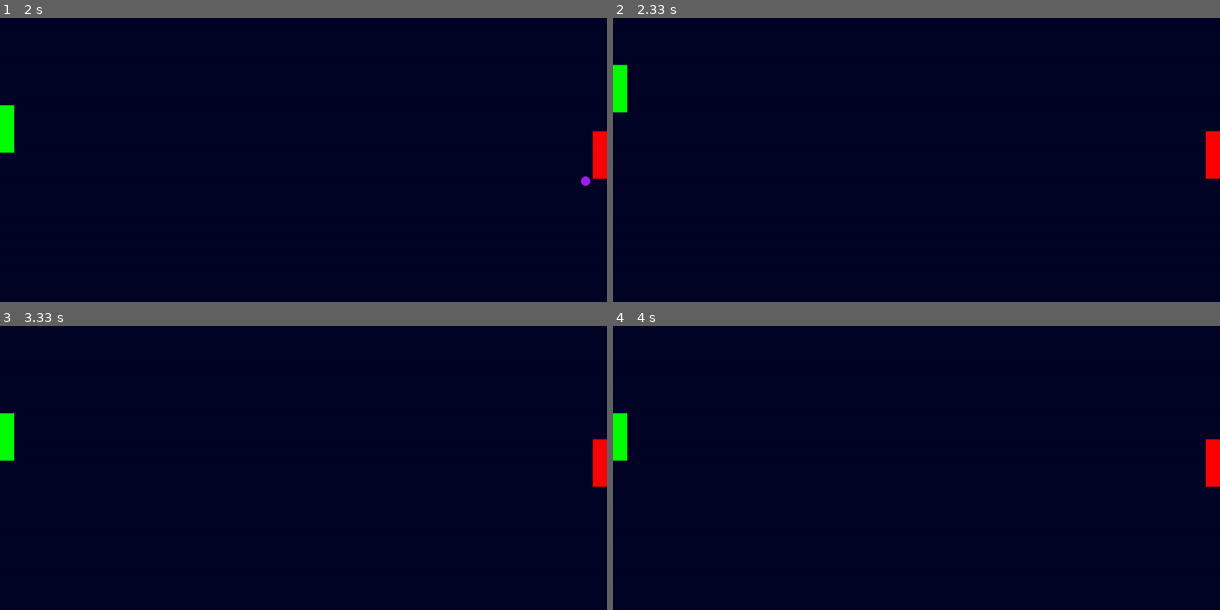
Above: before the commit, frames 1-4 (two rows, left to right).
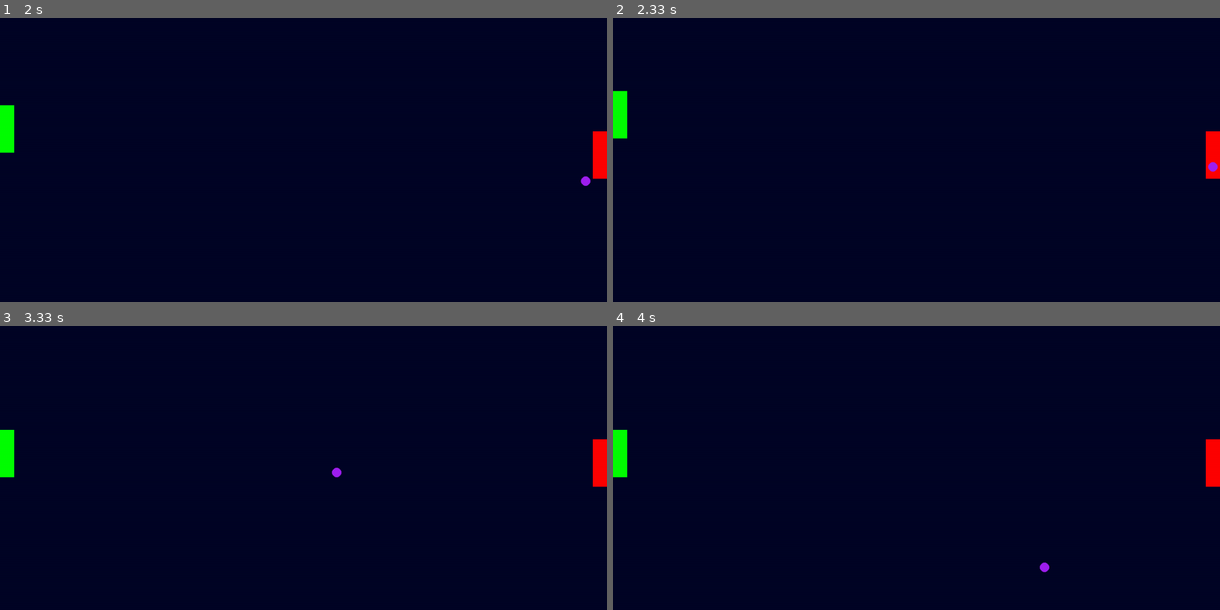
Above: after the commit, the same moments.

Repository: Arthur-Negrao-Smith/Pong-Pygame
Game: pygame game, started from main.py
The game is run twice, just before and just after one commit, with the same random seed, the same clock (stepped at 60 frames per second) and the same inputs.
Inputs:
- Up to frame 1 (2 s): hold Up 0.33-0.8 s; hold Down 0.83-1.13 s; hold Up 1.17-1.53 s; hold Down 1.57-1.93 s; hold Up from 1.97 s (still down)
- Up to frame 2 (2.33 s): release Up at 2.27 s
- Up to frame 3 (3.33 s): hold Down from 3.03 s (still down)
- Up to frame 4 (4 s): release Down at 3.4 s; hold Up 3.43-3.73 s; hold Down from 3.77 s (still down)

Frame 1 is identical in both runs. In frame 2, 0.5% of the frame differs, in the area x 0-100%, y 16-55%; in frame 3, 0.3%; in frame 4, 0.3%.

Commit message:
Consertando Variáveis e Timer

Diff:
--- a/main.py
+++ b/main.py
@@ -62,10 +62,9 @@
     player_2.draw_player(screen=game_screen.game_window)
 
     ball.draw_ball(screen=game_screen.game_window)
-    start_tester = ball.set_start(screen_size_x=screen_size_x, screen_size_y=screen_size_y)
 
 
-    if direction_selector == 0 and start_tester:
+    if direction_selector == 0:
         direction_selector = randint(1, 4)
 
     if direction_selector == up_left:
@@ -76,6 +75,21 @@
         ball.move_ball_up_right()
     elif direction_selector == down_right:
         ball.move_ball_down_right()
+
+
+    score_tester = ball.set_finish_width(screen_size_x=screen_size_x)
+    if score_tester == 'left':
+        direction_selector = 0
+        ball.posx = screen_size_x // 2
+        ball.posy = screen_size_y // 2
+        pg.time.wait(1000)
+
+    elif score_tester == 'right':
+        direction_selector = 0
+        ball.posx = screen_size_x // 2
+        ball.posy = screen_size_y // 2
+        pg.time.wait(1000)
+    score_tester = ''
 
     height_finish_tester = ball.set_finish_height(screen_size_y=screen_size_y)
     if height_finish_tester == 'up':
@@ -95,7 +109,6 @@
 
 
 
-
     pg.display.flip()
 
     clock.tick(60)
--- a/pong_func.py
+++ b/pong_func.py
@@ -3,7 +3,7 @@
 pg.init()
 
 class Window_display:
-    def __init__(self, xproportion, yproportion):
+    def __init__(self, xproportion, yproportion) -> None:
         self.propx = xproportion
         self.propy = yproportion
 
